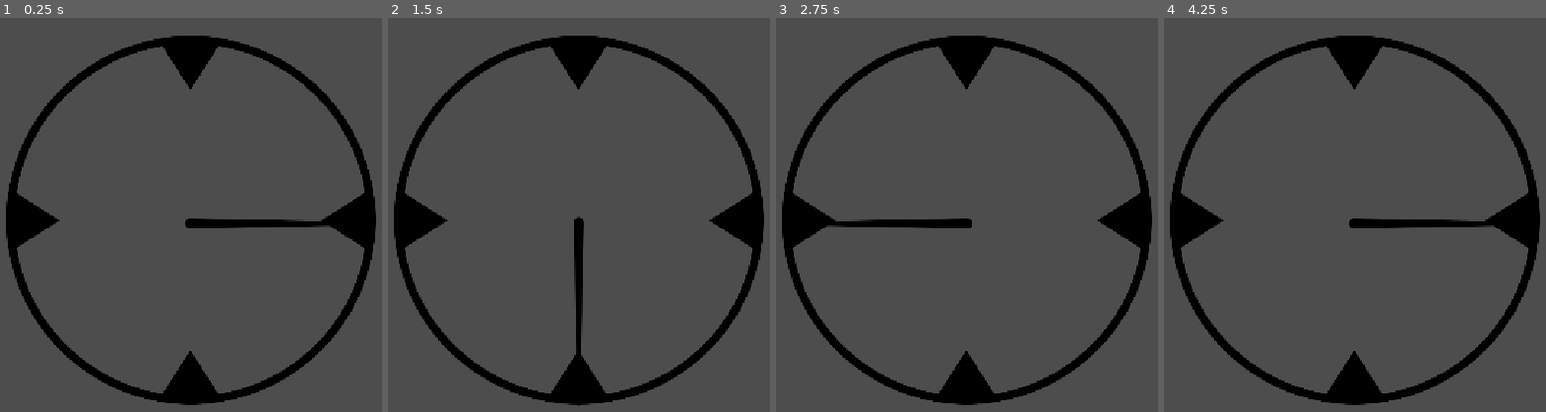
Above: before the commit, frames 1-4 (left to right).
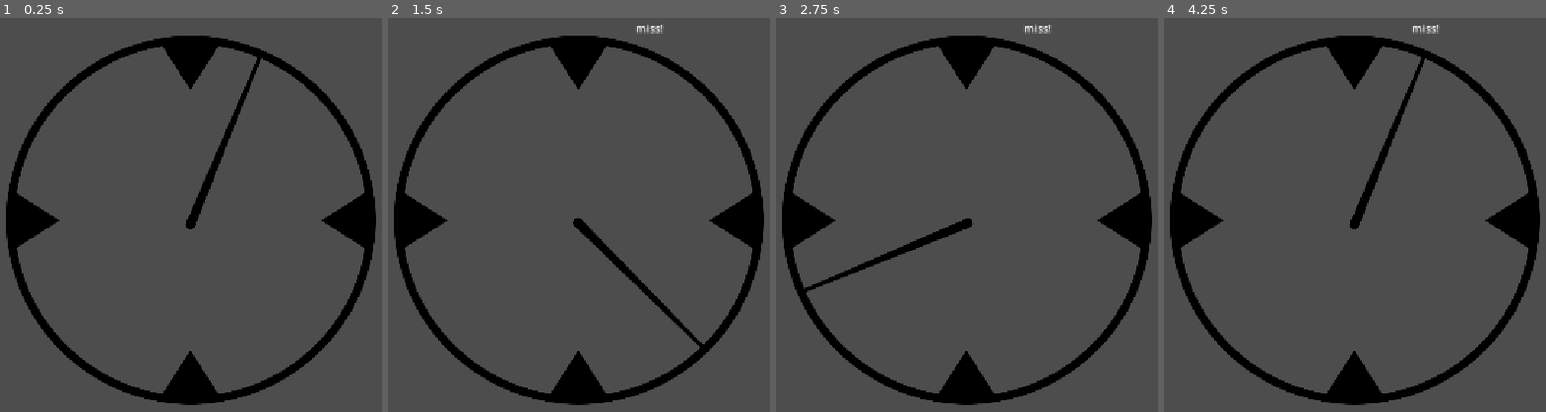
Above: after the commit, the same moments.

Repository: samstokes/jammin
Game: Godot game, scene res://moira_workspace.tscn
The game is run twice, just before and just after one commit, with the same random seed, the same clock (stepped at 60 frames per second) and the same inputs. This scene is started directly instead of the project's main scene.
Inputs:
- Up to frame 1 (0.25 s): no input
- Up to frame 2 (1.5 s): hold F (beat_main) 0.53-1.28 s; tap F (beat_main) at 1.35 s
- Up to frame 3 (2.75 s): hold F (beat_main) from 2.03 s (still down)
- Up to frame 4 (4.25 s): release F (beat_main) at 2.78 s; tap F (beat_main) at 2.85 s; hold F (beat_main) from 3.53 s (still down)

The runs differ from the first frame. In frame 1, 1.5% of the frame differs, in the area x 48-87%, y 9-54%; in frame 2, 1.5%; in frame 3, 1.5%; in frame 4, 1.6%, in the area x 48-87%, y 1-54%.

Commit message:
hit/miss register on screen, not just debug (woo)

Diff:
--- a/clock_hand_area2d.gd
+++ b/clock_hand_area2d.gd
@@ -1,6 +1,7 @@
 extends Area2D
 
 signal hit
+signal miss
 
 var in_area: bool = false
 
@@ -14,9 +15,9 @@
 func _process(delta: float) -> void:
 	if Input.is_action_just_pressed("beat_main"):
 		if in_area:
-			print("a hit!")
+			emit_signal("hit")
 		else:
-			print("a miss!")
+			emit_signal("miss")
 
 
 
--- a/clock_pivot.gd
+++ b/clock_pivot.gd
@@ -17,6 +17,6 @@
 	# bps = (bpm)/60  = 1
 	# we want to go around the circle every 1 second...
 	# rotation = 2pi * bps = 2pi * bpm/60
-	rotation += (2 * PI * bpm/ 60) * delta
+	rotation += (2 * PI * bpm/ 60 /4) * delta
 	# angular_speed * delta
 	# 2 * PI * bpm * delta / 60
--- /dev/null
+++ b/hit_miss_label.gd
@@ -0,0 +1,23 @@
+extends Label
+
+
+# Called when the node enters the scene tree for the first time.
+func _ready() -> void:
+	var clock_hand_area = get_node("../ClockPivot/ClockHand/ClockHandArea2D")
+	clock_hand_area.hit.connect(_hit)
+	clock_hand_area.miss.connect(_miss)
+
+func _hit() -> void:
+	print_debug('hit(cross)')
+	text = "hit!"
+	pass
+
+func _miss() -> void:
+	print_debug('miss(cross)')
+	text = "miss!"
+	pass
+
+
+# Called every frame. 'delta' is the elapsed time since the previous frame.
+func _process(delta: float) -> void:
+	pass
--- a/moira_workspace.tscn
+++ b/moira_workspace.tscn
@@ -4,13 +4,21 @@
 [ext_resource type="Texture2D" uid="uid://3njgoipcqe3q" path="res://art/clock_hand.png" id="2_ft5c4"]
 [ext_resource type="Script" uid="uid://iognjpkttptq" path="res://clock_hand_area2d.gd" id="3_bs8np"]
 [ext_resource type="Texture2D" uid="uid://dl7n2sd3qmofe" path="res://art/clock_circle.png" id="4_yq7w2"]
+[ext_resource type="Script" uid="uid://57iweg6g1j6p" path="res://hit_miss_label.gd" id="5_ft5c4"]
 
 [sub_resource type="RectangleShape2D" id="RectangleShape2D_m4l2k"]
 
 [sub_resource type="RectangleShape2D" id="RectangleShape2D_s44q8"]
-size = Vector2(293.33337, 158.33334)
+size = Vector2(121.66666, 125)
 
 [node name="moira_workspace" type="Node2D" unique_id=159137903]
+
+[node name="HitMissLabel" type="Label" parent="." unique_id=1239143419]
+offset_left = 676.0
+offset_top = 45.00003
+offset_right = 817.0
+offset_bottom = 110.00003
+script = ExtResource("5_ft5c4")
 
 [node name="ClockPivot" type="Node2D" parent="." unique_id=1159318385]
 position = Vector2(593, 343)
@@ -23,10 +31,12 @@
 texture = ExtResource("2_ft5c4")
 metadata/_edit_group_ = true
 
-[node name="Area2D" type="Area2D" parent="ClockPivot/ClockHand" unique_id=1244373389]
+[node name="ClockHandArea2D" type="Area2D" parent="ClockPivot/ClockHand" unique_id=1244373389]
+position = Vector2(-50.816284, 103.46933)
+scale = Vector2(1.4285712, 1.4285712)
 script = ExtResource("3_bs8np")
 
-[node name="CollisionShape2D" type="CollisionShape2D" parent="ClockPivot/ClockHand/Area2D" unique_id=1250923537]
+[node name="CollisionShape2D" type="CollisionShape2D" parent="ClockPivot/ClockHand/ClockHandArea2D" unique_id=1250923537]
 position = Vector2(0, -152.85716)
 shape = SubResource("RectangleShape2D_m4l2k")
 
@@ -38,8 +48,8 @@
 [node name="Area2D" type="Area2D" parent="ClockCircle" unique_id=641455681]
 
 [node name="CollisionShape2D" type="CollisionShape2D" parent="ClockCircle/Area2D" unique_id=139655512]
-position = Vector2(-40, -390.8333)
+position = Vector2(-5.833313, -389.16666)
 shape = SubResource("RectangleShape2D_s44q8")
 
-[connection signal="area_entered" from="ClockPivot/ClockHand/Area2D" to="ClockPivot/ClockHand/Area2D" method="_on_area_entered"]
-[connection signal="area_exited" from="ClockPivot/ClockHand/Area2D" to="ClockPivot/ClockHand/Area2D" method="_on_area_exited"]
+[connection signal="area_entered" from="ClockPivot/ClockHand/ClockHandArea2D" to="ClockPivot/ClockHand/ClockHandArea2D" method="_on_area_entered"]
+[connection signal="area_exited" from="ClockPivot/ClockHand/ClockHandArea2D" to="ClockPivot/ClockHand/ClockHandArea2D" method="_on_area_exited"]
Not shown, added: hit_miss_label.gd.uid
